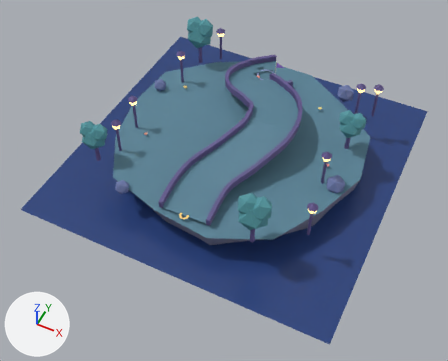
The glTF model ui/3d/minigolf/course-18.glb, before and after one commit.
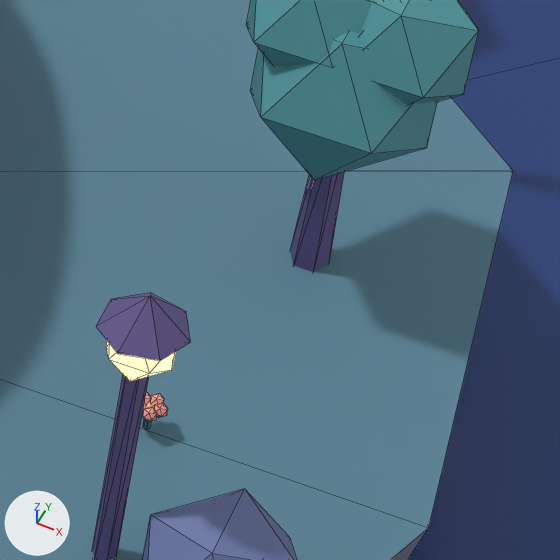
The first picture shows the older version from a 50 mm lens placed at (7.3, -15.94, 17.01), pointed at (0.13, -1.6, -0.91). The close-ups show the older and then the newer version on the part from 69% to 84% of the width and 32% to 51% of the height of that picture. Only the edits that show in the close-ups are written down. The lights are fixed; the arrows at lower left show +X, +Y and +Z. The close-ups show mesh edges as thin lines.

The first close-up shows 'faceted-canopy.138', 'faceted-canopy.139', 'faceted-canopy.140', 'faceted-rock.117', 'garden-tree-trunk.046', 'island-turf-edge.017', 'lantern-cap.033', 'lantern-glass.033', 'lantern-post.033', 'water-plane.017' and 6 more.
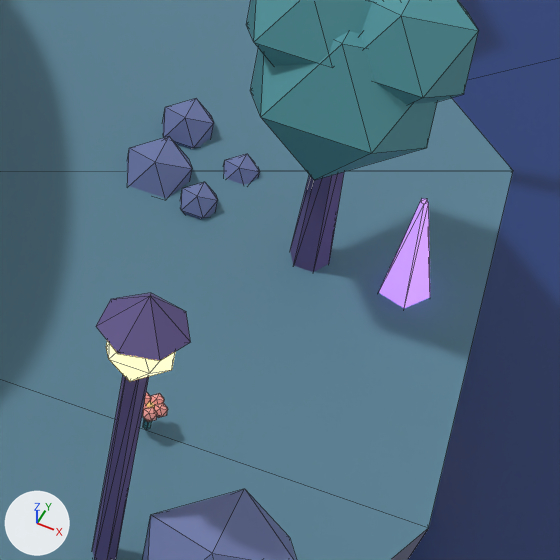
The edits, one by one:
Material 'minigolf-deco-shard-glow-night' (mat_minigolf_deco_shard_glow_night) is new.
Its base color is (0.52, 0.28, 0.92) (purple #bf90f6).
Its roughness is 0.3.
Its emission color is (0.468, 0.252, 0.828) (purple #b689eb).
Its emission strength is 1.0.
Mesh me_deco_shard_mesh_016 is new.
It is a 5-sided cut cone along z (radius 0.13 at the low end, 0.02 at the high end) spanning x 4.295..4.53, y 1.176..1.424, z -0.04..0.56.
It uses material mat_minigolf_deco_shard_glow_night (purple #bf90f6, glowing purple #b689eb).
Mesh me_deco_pebble_mesh_275 is new.
It is an icosphere of 20 faces spanning x 3.299..3.469, y 1.3..1.471, z -0.055..0.115.
It uses material mat_minigolf_rock_night (blue #6c79aa).
Mesh me_deco_pebble_mesh_274 is new.
It is an icosphere of 20 faces spanning x 2.991..3.297, y 1.361..1.667, z -0.153..0.153.
It uses material mat_minigolf_rock_night (blue #6c79aa).
Mesh me_deco_pebble_mesh_273 is new.
It is an icosphere of 20 faces spanning x 3.048..3.286, y 1.717..1.955, z -0.089..0.149.
It uses material mat_minigolf_rock_night (blue #6c79aa).
Mesh me_deco_pebble_mesh_272 is new.
It is an icosphere of 20 faces spanning x 3.402..3.572, y 1.594..1.764, z -0.085..0.085.
It uses material mat_minigolf_rock_night (blue #6c79aa).
Object 'deco-shard.016' (ob_deco_shard_016) is new; it shows me_deco_shard_mesh_016.
Its location is (0.0, 0.0, 0.0).
Object 'deco-pebble.275' (ob_deco_pebble_275) is new; it shows me_deco_pebble_mesh_275.
Its location is (0.0, 0.0, 0.0).
Object 'deco-pebble.274' (ob_deco_pebble_274) is new; it shows me_deco_pebble_mesh_274.
Its location is (0.0, 0.0, 0.0).
Object 'deco-pebble.273' (ob_deco_pebble_273) is new; it shows me_deco_pebble_mesh_273.
Its location is (0.0, 0.0, 0.0).
Object 'deco-pebble.272' (ob_deco_pebble_272) is new; it shows me_deco_pebble_mesh_272.
Its location is (0.0, 0.0, 0.0).

Boxes [x1, y1, x2, y2] around the edits, measured in the close-ups (560 x 560 px):
'deco-shard.016', added (purple)
    after: [379, 198, 430, 308]
'deco-pebble.274', added (blue)
    after: [127, 137, 192, 198]
'deco-pebble.273', added (blue)
    after: [163, 98, 214, 149]
'deco-pebble.275', added (blue)
    after: [180, 182, 218, 219]
'deco-pebble.272', added (blue)
    after: [224, 154, 260, 185]
